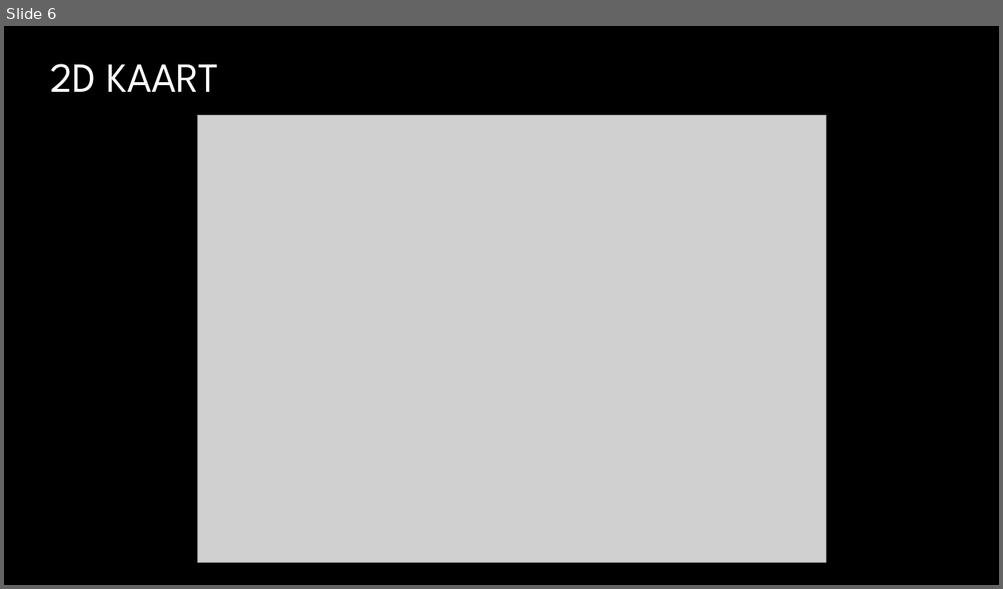
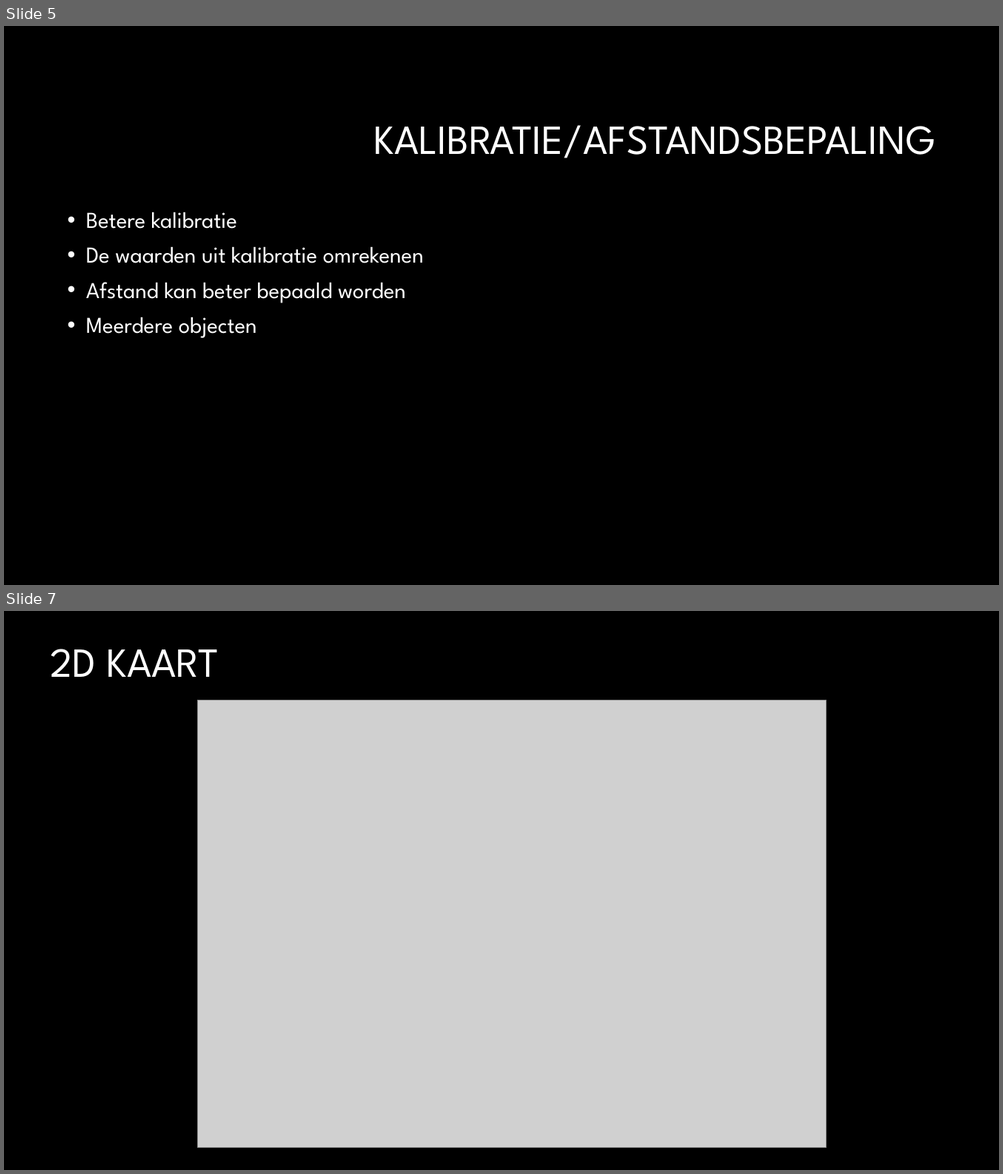
Before and after one commit to TomHeij/Project5-6, a slide deck: Opleverset_Project_5-6/Manage_&_Control/PO meeting 6.pptx. Shown one above the other, each under a label of ours: slide 6 before the commit, slides 5 and 7 after it; the slides between them are not shown. The pictures are 1003x589 and 1003x1174 pixels, drawn with LibreOffice and Linux fonts; fonts in the diff are those of the drawing; grey boxes stand for pictures; background and template pictures are left out. Boxes give left, top, right and bottom in pixels: in the first picture for what was removed or moved away, otherwise in the second. Text is boxed around its words. In the diff, an @@ line names an element or a change of style, - is before the commit and + after.

```diff
--- a/Opleverset_Project_5-6/Manage_&_Control/PO meeting 6.pptx
+++ b/Opleverset_Project_5-6/Manage_&_Control/PO meeting 6.pptx
@@ slide 5 added at bbox=[4, 26, 999, 585], background #000000 @@
@@ title added at bbox=[373, 125, 935, 158], 40 pt, text #FFFFFF @@
+KALIBRATIE/AFSTANDSBEPALING
@@ text added at bbox=[86, 212, 424, 338], 22 pt, text #FFFFFF @@
+• Betere kalibratie
+• De waarden uit kalibratie omrekenen
+• Afstand kan beter bepaald worden
+• Meerdere objecten
@@ what was slide 6 is now slide 7 @@
```
Also in this commit, not shown: 5 slides changed, 2 other slides added, 2 slides removed, 1 other file.
